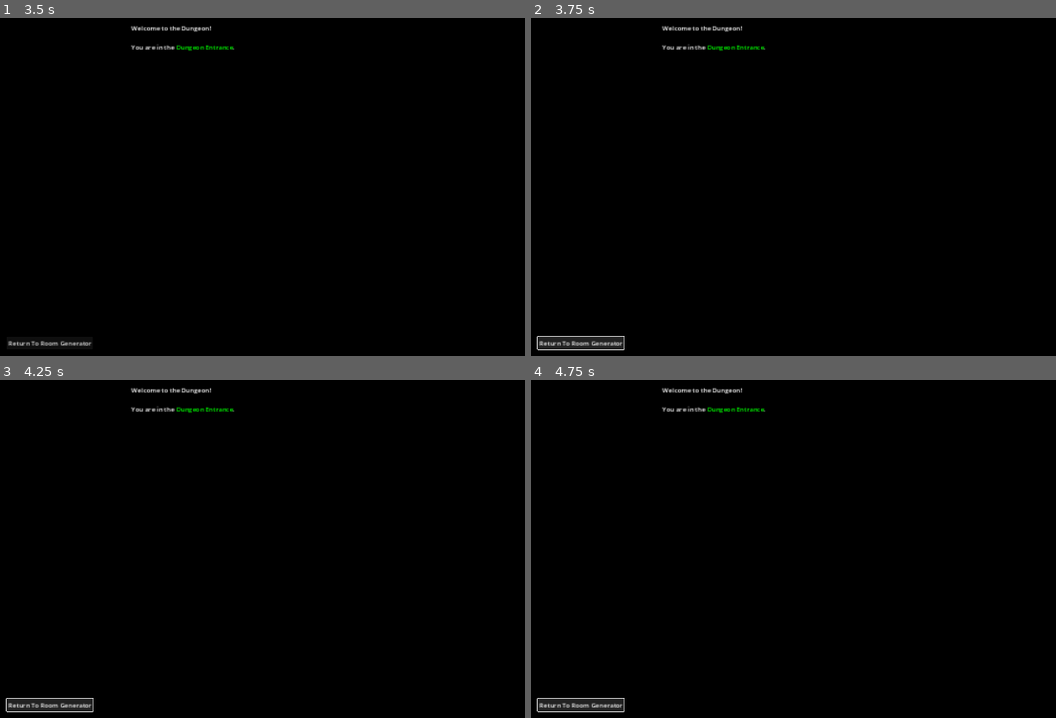
Above: before the commit, frames 1-4 (two rows, left to right).
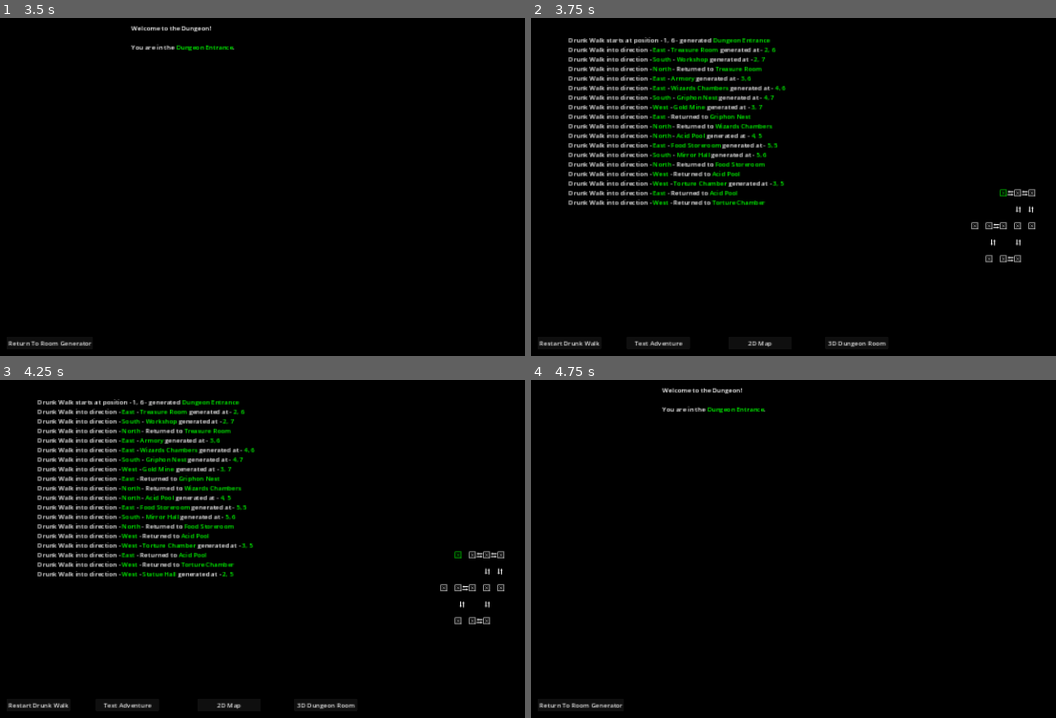
Above: after the commit, the same moments.

Repository: Cry-Havoc/Room_Generator
Game: Godot game, scene res://Scenes/main.tscn
The game is run twice, just before and just after one commit, with the same random seed, the same clock (stepped at 60 frames per second) and the same inputs.
Inputs:
- Up to frame 1 (3.5 s): click "Restart Drunk Walk" at 0.5 s; click "Restart Drunk Walk" at 1.25 s; click "Restart Drunk Walk" at 2 s; click "Text Adventure" at 2.75 s
- Up to frame 2 (3.75 s): click "Return To Room Generator" at 3.5 s
- Up to frame 3 (4.25 s): no input
- Up to frame 4 (4.75 s): click "Return To Room Generator" (after the commit: "Text Adventure") at 4.25 s

Frame 1 is identical in both runs. In frame 2, 8.4% of the frame differs, in the area x 1-97%, y 2-99%; in frame 3, 8.9%; in frame 4, 0.1%.
Error before the commit: Attempt to call function 'BackToGenerator' in base 'null instance' on a null instance. (res://Scripts/return_to_generator_button.gd:7)

Commit message:
BUGFIX - button for 3D dungeon not valid

Diff:
--- a/godot_room_generator/Scenes/main.tscn
+++ b/godot_room_generator/Scenes/main.tscn
@@ -209,12 +209,13 @@
 [node name="DirectionalLight3D" type="DirectionalLight3D" parent="3D_Dungeon"]
 transform = Transform3D(0.963257, 0.244673, -0.110773, 0.1926, -0.341809, 0.919822, 0.187193, -0.907359, -0.376374, 0, 17.3978, 0)
 
-[node name="ReturnToGeneratorButton" type="Button" parent="."]
-visible = false
-offset_left = 192.0
-offset_top = 940.0
-offset_right = 409.0
-offset_bottom = 971.0
+[node name="Dungeon3D_UI" type="Node2D" parent="."]
+position = Vector2(192, 940)
+
+[node name="ReturnToGeneratorButton" type="Button" parent="Dungeon3D_UI"]
+visible = false
+offset_right = 217.0
+offset_bottom = 31.0
 text = "Return To Room Generator"
 script = ExtResource("8_bf6xx")
 
@@ -228,4 +229,4 @@
 [connection signal="body_entered" from="3D_Dungeon/DungeonRoom/South/Area3D" to="3D_Dungeon/Player/PlayerShape" method="_on_area_3d_body_entered_south"]
 [connection signal="body_entered" from="3D_Dungeon/DungeonRoom/North/Area3D" to="3D_Dungeon/Player/PlayerShape" method="_on_area_3d_body_entered_north"]
 [connection signal="body_entered" from="3D_Dungeon/DungeonRoom/West/Area3D" to="3D_Dungeon/Player/PlayerShape" method="_on_area_3d_body_entered_west"]
-[connection signal="pressed" from="ReturnToGeneratorButton" to="ReturnToGeneratorButton" method="_on_pressed"]
+[connection signal="pressed" from="Dungeon3D_UI/ReturnToGeneratorButton" to="Dungeon3D_UI/ReturnToGeneratorButton" method="_on_pressed"]
--- a/godot_room_generator/Scripts/return_to_generator_button.gd
+++ b/godot_room_generator/Scripts/return_to_generator_button.gd
@@ -1,7 +1,7 @@
 class_name BackButton
 extends Button
 
-@onready var roomGenerator = $"../RoomGenerator"
+@onready var roomGenerator =  $"../../RoomGenerator"
 
 func _on_pressed():
 	roomGenerator.BackToGenerator()
--- a/godot_room_generator/Tools/room_generator.gd
+++ b/godot_room_generator/Tools/room_generator.gd
@@ -18,7 +18,7 @@
 @onready var dungeonMap2D =  $"../2D_DungeonMap"
 @onready var dungeon3D =   $"../3D_Dungeon"
 @onready var dungeonPlayer =  $"../3D_Dungeon/Player"
-@onready var dungeonButton = $"../ReturnToGeneratorButton"
+@onready var dungeonButton =  $"../Dungeon3D_UI/ReturnToGeneratorButton"
 
 # Called when the node enters the scene tree for the first time.
 func _ready():
@@ -37,6 +37,7 @@
 	var itr = 0
 	var lastRoom : RoomNode = null
 
+	#get random position in the grid array
 	walkerPosition.x = randi()%(grid_width-1)
 	walkerPosition.y = randi()%(grid_height-1)
 
@@ -109,11 +110,14 @@
 	gridArray = []
 
 	for x in range(grid_width):
+
 		gridArray.append([])
 		gridArray[x] = []
 		for y in range(grid_height):
+			#for each collum in the grid add another empty array to the grid array
 			gridArray[x].append([])
 			var newRoom = RoomNode.new()
+			#create a new room data node and append it to the X Y position in the array
 			gridArray[x][y] = newRoom
 
 	grid_initialized = true
